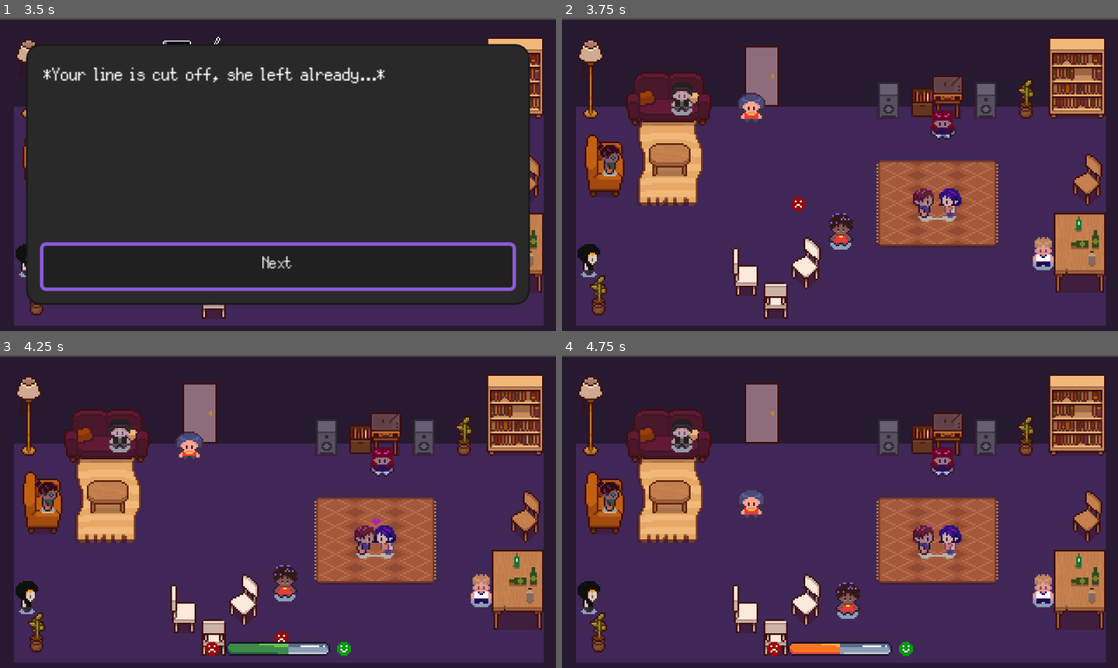
Above: before the commit, frames 1-4 (two rows, left to right).
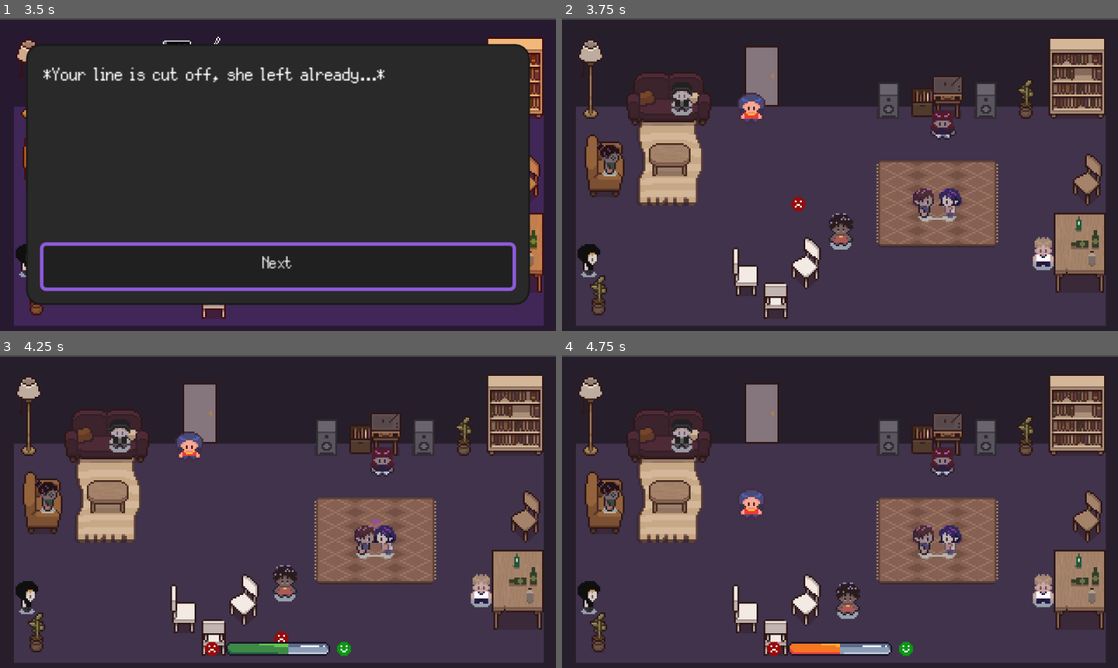
Above: after the commit, the same moments.

Repository: LaClimSx/between-the-lines
Game: Godot game, scene res://scenes/title_screen.tscn
Two runs of this game, one before a commit and one after it. Both use one fixed random seed, a clock stepped at 60 frames per second and the inputs below.
Inputs (mouse positions are in pixels of both pictures, inside the frame that each line leads up to):
- Up to frame 1 (3.5 s): click (211, 265) at 0.5 s; hold D (right) 1.28-2 s; hold Space (interact) 1.28-2 s; click "Next" at 2 s; click "See you later…" at 2.75 s
- Up to frame 2 (3.75 s): click "Next" at 3.5 s
- Up to frame 3 (4.25 s): no input
- Up to frame 4 (4.75 s): hold S (down) from 4.28 s (still down); tap Space (interact) at 4.35 s

Frame 1 is identical in both runs. In frame 2, 12% of the frame differs, in the area x 4-98%, y 6-92%; in frame 3, 12%; in frame 4, 12%.

Commit message:
Added shader to project

Diff:
--- a/scenes/main.tscn
+++ b/scenes/main.tscn
@@ -28,6 +28,10 @@
 [ext_resource type="PackedScene" uid="uid://bejtqam34ts7h" path="res://scenes/progress_bar.tscn" id="19_0ld40"]
 [ext_resource type="Theme" uid="uid://b7f08ixy72g71" path="res://assets/theme.tres" id="27_2f3dj"]
 
+[sub_resource type="ShaderMaterial" id="ShaderMaterial_vxglm"]
+shader = ExtResource("16_muem4")
+shader_parameter/confidence = 1.0
+
 [sub_resource type="RectangleShape2D" id="RectangleShape2D_2wyq8"]
 size = Vector2(33, 45)
 
@@ -94,20 +98,18 @@
 "speed": 5.0
 }]
 
-[sub_resource type="ShaderMaterial" id="ShaderMaterial_dp3eg"]
-shader = ExtResource("16_muem4")
-shader_parameter/warmth = 0.0
-
 [node name="Main" type="Node2D" unique_id=1379244409]
 y_sort_enabled = true
 texture_filter = 1
 script = ExtResource("1_o5qli")
 
 [node name="Background" type="TextureRect" parent="." unique_id=1261762725]
+material = SubResource("ShaderMaterial_vxglm")
 offset_top = 1.0
 offset_right = 320.0
 offset_bottom = 181.0
 texture = ExtResource("2_0ld40")
+script = ExtResource("17_dp3eg")
 metadata/_edit_lock_ = true
 
 [node name="Player" parent="." unique_id=1711175431 instance=ExtResource("2_0wfyh")]
@@ -283,13 +285,12 @@
 layer = 0
 
 [node name="ColorRect" type="ColorRect" parent="CanvasLayer" unique_id=1876947052]
-material = SubResource("ShaderMaterial_dp3eg")
 anchors_preset = 15
 anchor_right = 1.0
 anchor_bottom = 1.0
 grow_horizontal = 2
 grow_vertical = 2
-script = ExtResource("17_dp3eg")
+color = Color(1, 1, 1, 0)
 metadata/_edit_lock_ = true
 
 [node name="ProgressBar" parent="CanvasLayer" unique_id=135526445 instance=ExtResource("19_0ld40")]
--- a/scenes/npc.tscn
+++ b/scenes/npc.tscn
@@ -1,11 +1,17 @@
 [gd_scene format=3 uid="uid://b47o7t6ew8f43"]
 
 [ext_resource type="Script" uid="uid://dc5kl3g6qo0tu" path="res://scripts/npcs/npc.gd" id="1_abqhh"]
+[ext_resource type="Shader" uid="uid://cjrqp8nun1kph" path="res://scripts/confidence_shader.gdshader" id="2_7n8xq"]
 [ext_resource type="SpriteFrames" uid="uid://daxahtdjlhv52" path="res://assets/NPCs/sprites/animation_placeholder.tres" id="2_abqhh"]
+[ext_resource type="Script" uid="uid://5tm065t4t75g" path="res://scripts/color_rect.gd" id="4_4wlns"]
 
 [sub_resource type="CapsuleShape2D" id="CapsuleShape2D_abqhh"]
 radius = 7.0
 height = 14.0
+
+[sub_resource type="ShaderMaterial" id="ShaderMaterial_tl2vt"]
+shader = ExtResource("2_7n8xq")
+shader_parameter/confidence = 1.0
 
 [sub_resource type="CapsuleShape2D" id="CapsuleShape2D_nh2m4"]
 radius = 17.0
@@ -21,9 +27,11 @@
 shape = SubResource("CapsuleShape2D_abqhh")
 
 [node name="AnimatedSprite2D" type="AnimatedSprite2D" parent="." unique_id=27330966]
+material = SubResource("ShaderMaterial_tl2vt")
 sprite_frames = ExtResource("2_abqhh")
 autoplay = "default"
 offset = Vector2(0, -3)
+script = ExtResource("4_4wlns")
 
 [node name="InteractionArea" type="Area2D" parent="." unique_id=502922032]
 collision_layer = 0
--- a/scripts/color_rect.gd
+++ b/scripts/color_rect.gd
@@ -1,10 +1,11 @@
-extends ColorRect
-
+extends CanvasItem
 @onready var mat := material as ShaderMaterial
 
-#func _ready() -> void:
-#	Global.score_changed.connect(func(score: int) -> void:
-#		set_scene_temperature(score))
+func _ready() -> void:
+	Global.score_changed.connect(func(score: int) -> void:
+		change_color(score))
 
-func set_scene_temperature(value: float) -> void:
-	mat.set_shader_parameter("warmth", clamp(value, Global.SCORE_LOWER_BOUND, Global.SCORE_UPPER_BOUND))
+func change_color(score: float) -> void:
+	var confidence: float = ((score - Global.SCORE_LOWER_BOUND) / (Global.SCORE_UPPER_BOUND - Global.SCORE_LOWER_BOUND));
+	if mat != null:
+		mat.set_shader_parameter("confidence", confidence)
--- a/scripts/confidence_shader.gdshader
+++ b/scripts/confidence_shader.gdshader
@@ -1,22 +1,9 @@
 shader_type canvas_item;
-
-uniform sampler2D screen_texture : hint_screen_texture, filter_linear_mipmap;
-uniform float warmth : hint_range(-1.0, 1.0) = 0.0;
-// -1.0 = cooler, 0 = neutral, 1.0 = warmer
+uniform float confidence = 1.;
 
 void fragment() {
-    vec4 src = textureLod(screen_texture, SCREEN_UV, 0.0);
-
-    // Simple temperature shift
-    vec3 warm_tint = vec3(1.08, 1.00, 0.92);
-    vec3 cool_tint = vec3(0.92, 1.00, 1.08);
-
-    vec3 tinted = src.rgb;
-    if (warmth > 0.0) {
-        tinted = mix(src.rgb, src.rgb * warm_tint, warmth);
-    } else {
-        tinted = mix(src.rgb, src.rgb * cool_tint, -warmth);
-    }
-
-    COLOR = vec4(tinted, src.a);
+	float neg_confidence = 1. - confidence;
+  	vec4 sample = texture(TEXTURE, UV);
+	float greyscale = (sample.x+sample.y+sample.z)/3.;
+	COLOR = vec4(vec3(greyscale*neg_confidence + sample.x*confidence, greyscale*neg_confidence + sample.y*confidence, greyscale*neg_confidence + sample.z*confidence),sample.a);
 }
